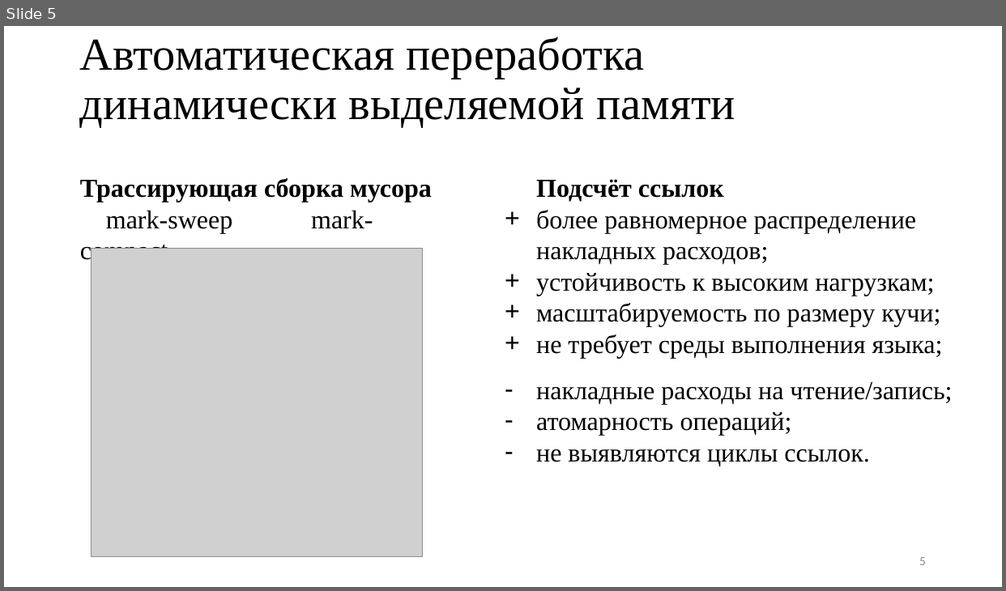
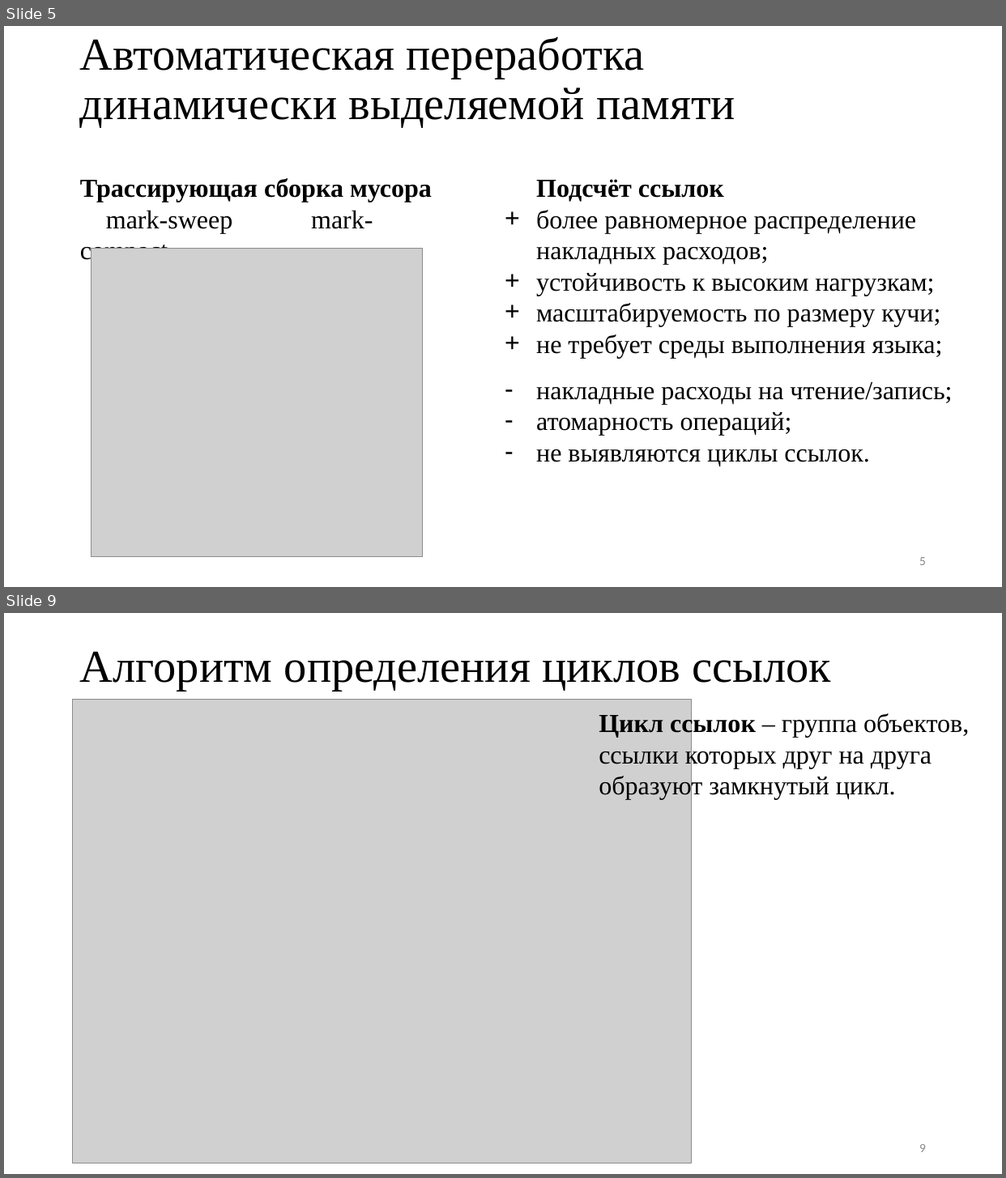
Before and after one commit to Inspirate789/alloc, a slide deck: docs/presentation/bachelor-thesis.pptx. Shown one above the other, each under a label of ours: slide 5 before the commit, slides 5 and 9 after it; the slides between them are not shown. The pictures are 1006x591 and 1006x1178 pixels, drawn with LibreOffice and Linux fonts; fonts in the diff are those of the drawing; grey boxes stand for pictures. Boxes give left, top, right and bottom in pixels: in the first picture for what was removed or moved away, otherwise in the second. Text is boxed around its words. In the diff, an @@ line names an element or a change of style, - is before the commit and + after.

```diff
--- a/docs/presentation/bachelor-thesis.pptx
+++ b/docs/presentation/bachelor-thesis.pptx
@@ slide 9 added at (4,613,1002,1174), background #FFFFFF @@
@@ title added at (80,651,831,691), 44 pt, text #000000 @@
+Алгоритм определения циклов ссылок
@@ picture added at (73,699,692,1163) @@
@@ text added at (599,712,969,800), 25 pt, text #000000 @@
+Цикл ссылок – группа объектов, ссылки которых друг на друга образуют замкнутый цикл.
@@ page number added at (919,1144,926,1152), 12 pt, text #888888 @@
+9
```
Also in this commit, not shown: 8 slides changed, 4 other slides added, 5 slides removed, 21 other files.
